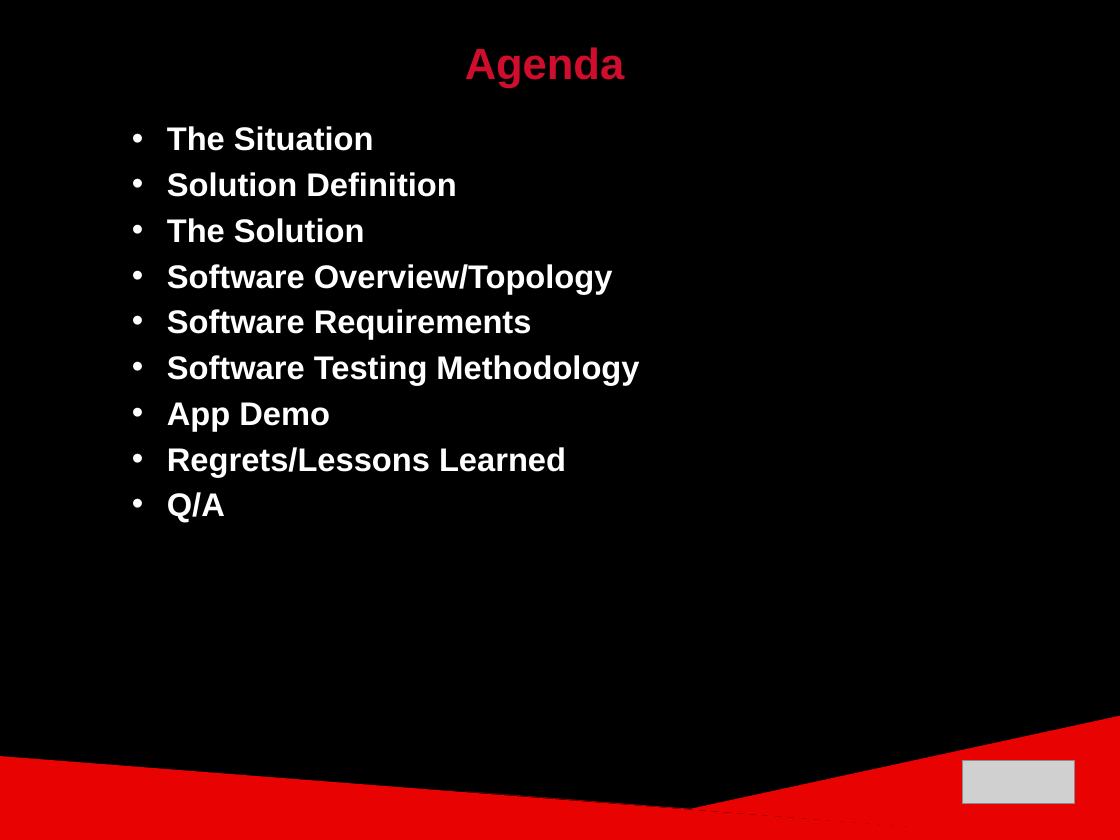
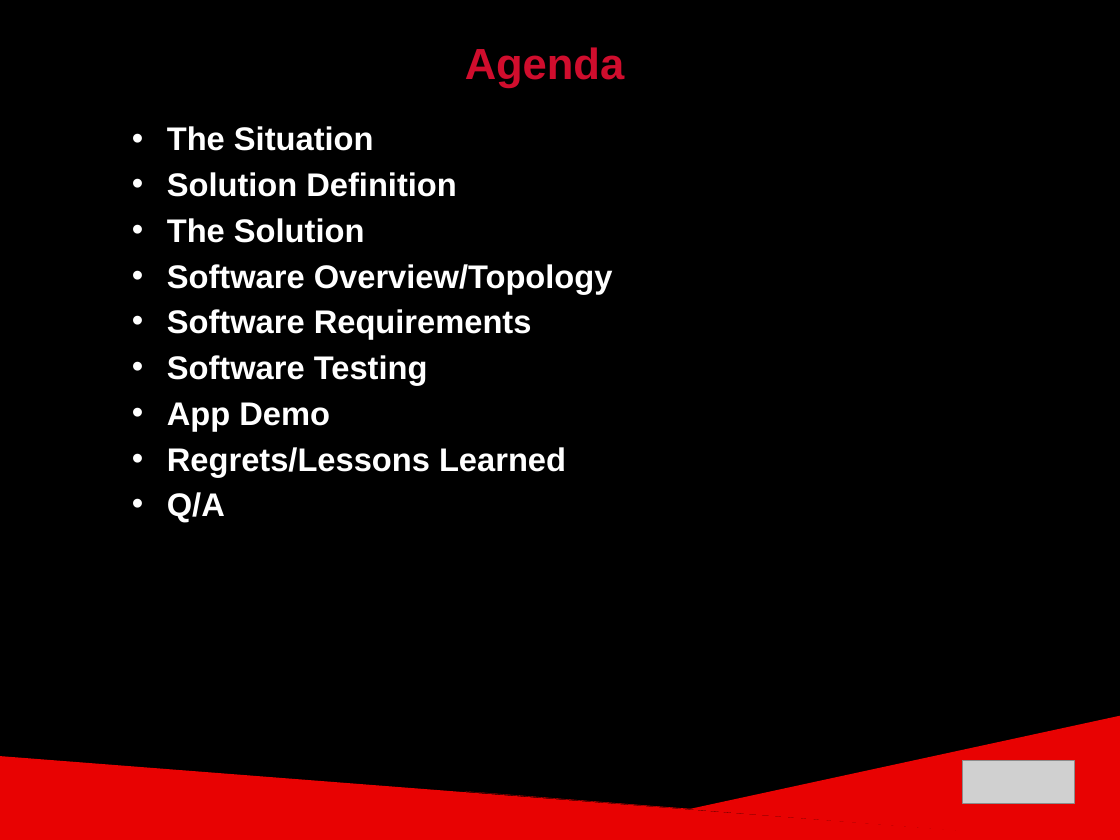
Before and after one commit to ckjarmon/CSUN-Dashboard, a slide deck: slide 2 of documentation/presentations/White Volley Girls - Final Project Presentation (Season 2).pptx. Drawn at 1120x840 pixels with LibreOffice and Linux fonts; fonts in the diff are those of the drawing; grey boxes stand for pictures. Boxes give left, top, right and bottom in pixels: in the first picture for what was removed or moved away, otherwise in the second. Text is boxed around its words. In the diff, an @@ line names an element or a change of style, - is before the commit and + after.

```diff
--- a/documentation/presentations/White Volley Girls - Final Project Presentation (Season 2).pptx
+++ b/documentation/presentations/White Volley Girls - Final Project Presentation (Season 2).pptx
@@ text at (x1=167, y1=355, x2=428, y2=385): text changed @@
-• Software Testing Methodology
+• Software Testing
```
Also in this commit, not shown: 7 other slides changed, 2 other files.
